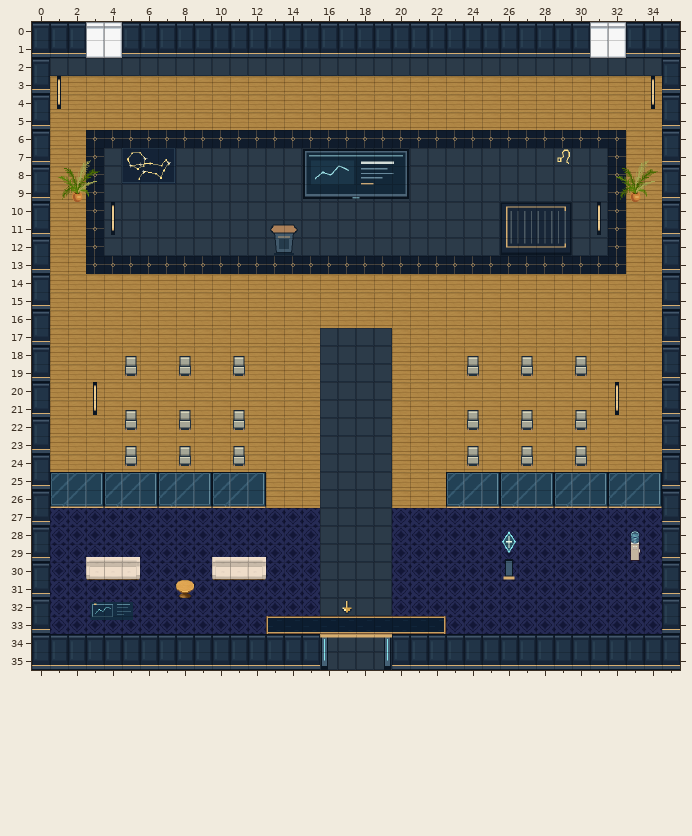
A Tiled map (JSON) gets an edit: maps/speaker-leo.tmj. Above: the version before the commit.
Cells are 32x32 px. Shown: x 0..35, y 0..35.
Now the later version:
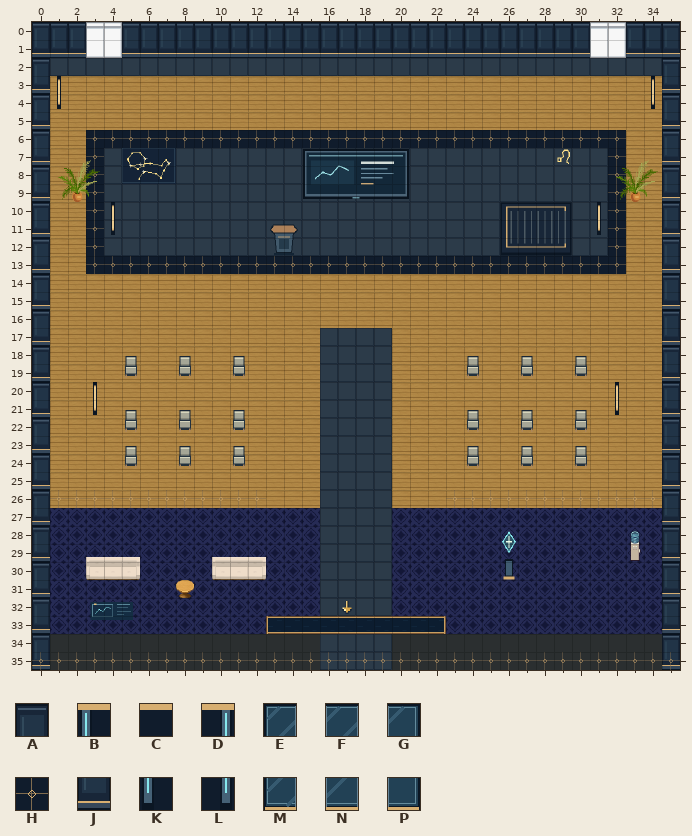
Key: from "art-0": A 0, B 1, C 2, D 4, E 9, F 10, G 11, H 15, J 16, K 17, L 20, M 25, N 26, P 27.
_ is an empty cell, # one hidden under a higher layer.
Difference:
Layer "scenery-belowAvatar-0":
y 26: x 1..12 ____________ -> HHHHHHHHHHHH; x 23..34 ____________ -> HHHHHHHHHHHH
y 35: x 16..19 ____ -> HHHH
Layer "scenery-belowAvatar-2":
y 35: x 0 _ -> J; x 35 _ -> J
Layer "scenery-belowAvatar-3":
y 35: x 0..15 ________________ -> HHHHHHHHHHHHHHHH; x 20..35 ________________ -> HHHHHHHHHHHHHHHH
Layer "scenery-aboveAvatar-0" (removed):
y 25: x 1..12 EFGEFGEFGEFG -> ____________; x 23..34 EFGEFGEFGEFG -> ____________
y 26: x 1..12 MNPMNPMNPMNP -> ____________; x 23..34 MNPMNPMNPMNP -> ____________
y 34: x 16..19 BCCD -> ____
y 35: x 0 # -> _; x 16 K -> _; x 19 L -> _; x 35 # -> _
Layer "scenery-aboveAvatar-1" (removed):
y 34: x 1..15 AAAAAAAAAAAAAAA -> _______________; x 20..34 AAAAAAAAAAAAAAA -> _______________
y 35: x 0..15 JJJJJJJJJJJJJJJJ -> ________________; x 20..35 JJJJJJJJJJJJJJJJ -> ________________
Changed places in both pictures, as pixel boxes (x1, y1, x2, y2):
changed: (50, 472, 266, 508)
changed: (446, 472, 662, 508)
changed: (32, 634, 680, 670)
